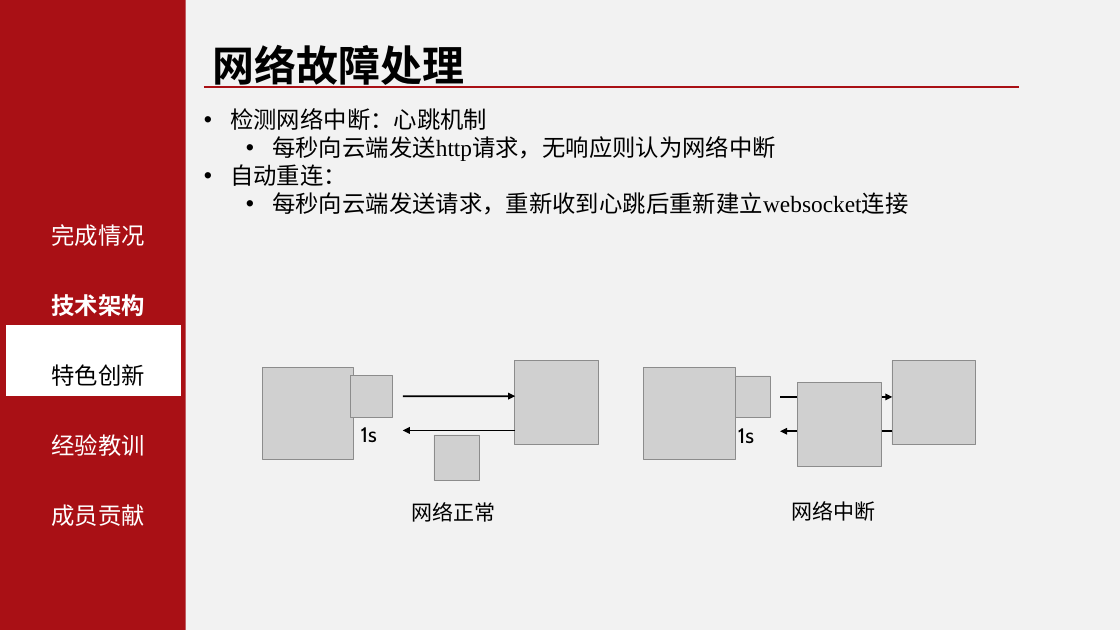
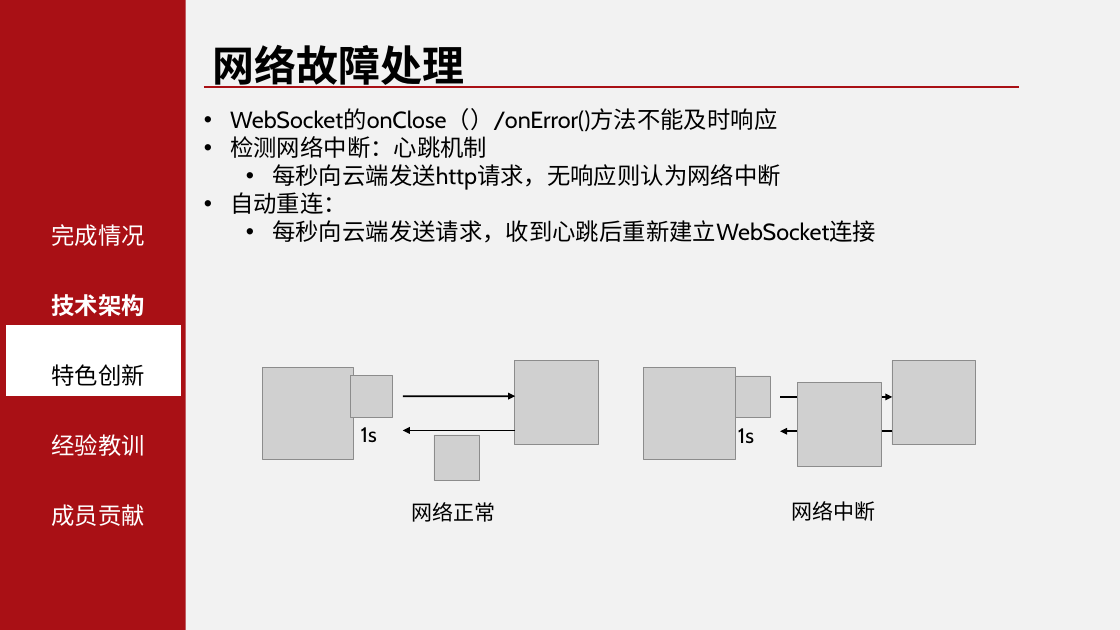
Before and after one commit to SE3330-Group12/syDoc, a slide deck: slide 9 of document/水源文档——答辩.pptx. Drawn at 1120x630 pixels with LibreOffice and Linux fonts; fonts in the diff are those of the drawing; grey boxes stand for pictures; background and template pictures are left out. Boxes give left, top, right and bottom in pixels: in the first picture for what was removed or moved away, otherwise in the second. Text is boxed around its words. In the diff, an @@ line names an element or a change of style, - is before the commit and + after.

```diff
--- a/document/水源文档——答辩.pptx
+++ b/document/水源文档——答辩.pptx
@@ text at (230, 108, 777, 132): paragraph added @@
+• WebSocket的onClose（）/onError()方法不能及时响应
@@ text at (272, 164, 781, 190): font Times New Roman to Cabin in "每秒向云端发送http请求，无响应则认为网络中断" @@
@@ text at (272, 220, 876, 243): text changed @@
-  • 每秒向云端发送请求，重新收到心跳后重新建立websocket连接
+  • 每秒向云端发送请求，收到心跳后重新建立WebSocket连接
```
Also in this commit, not shown: 6 other slides changed, 4 other files.
